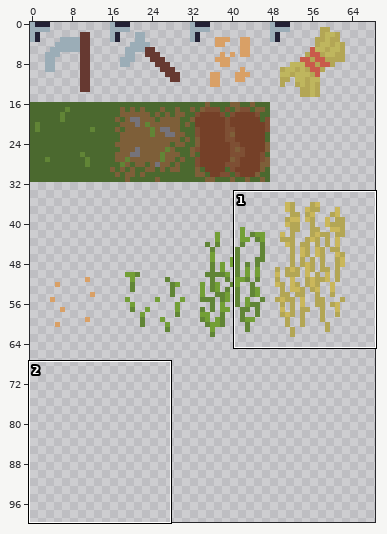
Two states of a sprite sheet, main_atlas.png. The first picture is a wide view before the edit; the outline marks the close-up.
Close-up. The starting point:
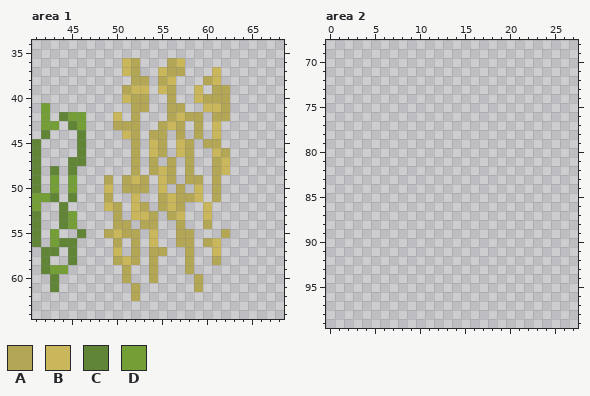
The file is 256x256 pixels. Shown: area 1: x 41..68, y 34..64; area 2: x 0..27, y 68..99. The wide view leaves out empty margins.
Palette (. is transparent): A #b3a655  B #cab75b  C #618536  D #739f36
Pixels before, area 1, first column x 41:
36 ..........BA...AB.....
37 ..........BA..BAA...B.
38 ...........AA.AB...AB.
39 ..........ABB.BA..B.AA
40 ..........BAA..A..BAAA
41 .D.........AA..AA..BBA
42 .D.CDD...B.A...ABAA.AA
43 .DD.CD...AAA..ABA.A.B.
44 .C...C....BA.AA.A.A.B.
45 C....C.....A.BA.BA.AA.
46 C....C.....A.BA.BA..BA
47 C...CC.....A.A.A.A..AB
48 C.C.C......A.ABA.A..AB
49 C.D.D...A.ABA.BA.AA.A.
50 C.D.D...B.AAA.B.A.B.A.
51 DDC.C...A..B..ABAAB.A.
52 D..C....BA.BA.ABA..B..
53 C..CD....A.BBA.AB..B..
54 C..CD....AA.AA..A..A..
55 C.D..C..ABAA.B..AA...A
56 C.DCC....A.A.B..AA.AB.
57 .CC.C....B.A.AA..A..B.
58 .C..C....ABA.A...A..A.
59 .CDD......A..A...A....
60 ..C.......A..A....A...
61 ..C........A......A...
62 ...........A..........
After:
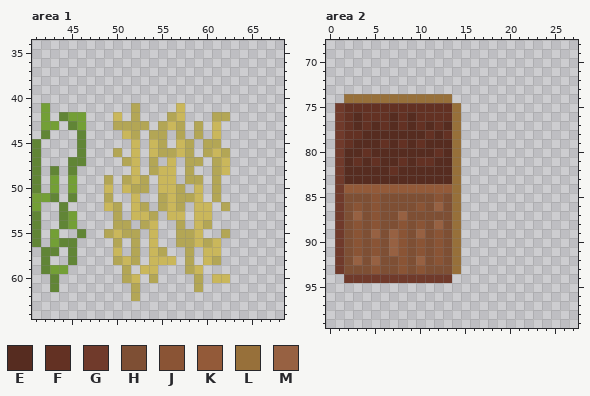
Colours new in this view: E #562c20  F #633123  G #703a2b  H #7e4f34  J #8a5435  K #935a39  L #97703a  M #976142
Difference:
Changed rows in their new state; - is an unchanged pixel.
Area 1:
first column x 50:
36 -..---..-----
37 -..--...---.-
38 --..-..---..-
39 -...-..--.-..
40 -...--.--....
41 ---.--.B--...
42 --------..---
43 ---A---------
45 --B----------
46 A-B---A---A--
47 -AB---B--A---
48 --B---B------
49 ------B------
50 -B----B------
52 ---------B--A
53 ------B--B---
54 ----B----B---
55 ---------B---
56 ---------B---
57 ----B-----B--
58 ----BBB---B--
59 ---BB----B---
60 --B--------BB
Area 2:
first column x 1:
 74 -LLLLLLLLLLLL-
 75 GFFFFFFFFFFFFL
 76 GFEFFFEFEFFFFL
 77 GFEFEFEFEFEFEL
 78 GFFEEEEEEEFEFL
 79 GFEEEFEFEFEEEL
 80 GEEFEEEEEEEFEL
 81 GEFEFEEFEFFEEL
 82 GEEEEEFEEEEEEL
 83 GEEEEEEEEEEEEL
 84 GKKKKKKKKKKKKL
 85 GHHHJHHHHHHJHL
 86 GHJHJHHHHJHMHL
 87 GHMHJHHMHHHHHL
 88 GHJHJHHJHJHMHL
 89 GHJHMHMJHMHJHL
 90 GHJHJHMJHJHJHL
 91 GHJHJHMJHJHJHL
 92 GHMHMHHJHMHJHL
 93 GHHHJHHJHJHHHL
 94 -GGGGGGGGGGGG-
Changed places in both close-ups, as pixel boxes (x1, y1, x2, y2):
changed: (113, 58, 230, 283)
added: (335, 94, 461, 283)
